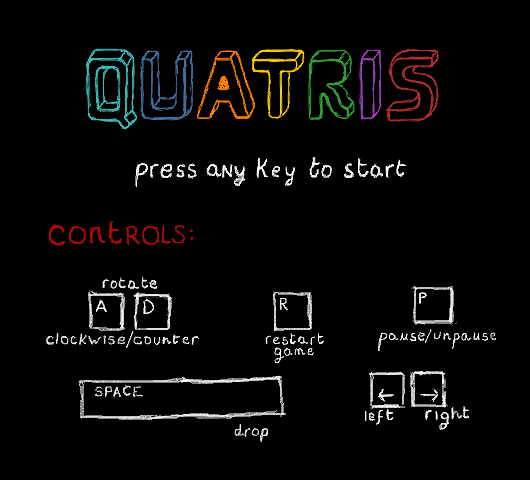
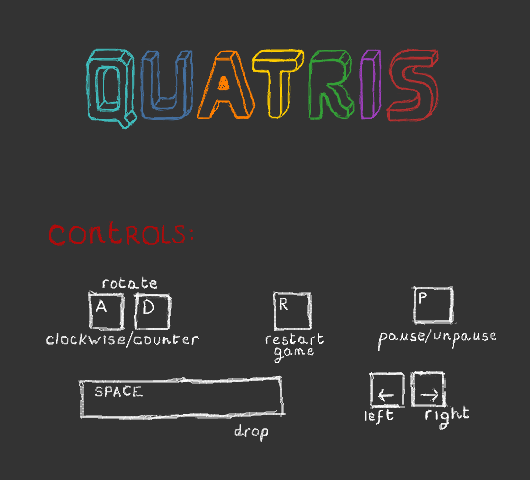
Revision of a layered (530, 480) image; what changed, layer by layer:
hid "anykey" over (x1=135, y1=157, x2=406, y2=187)
"New Layer#1": opacity 100% → 80% over (x1=0, y1=0, x2=530, y2=480)
